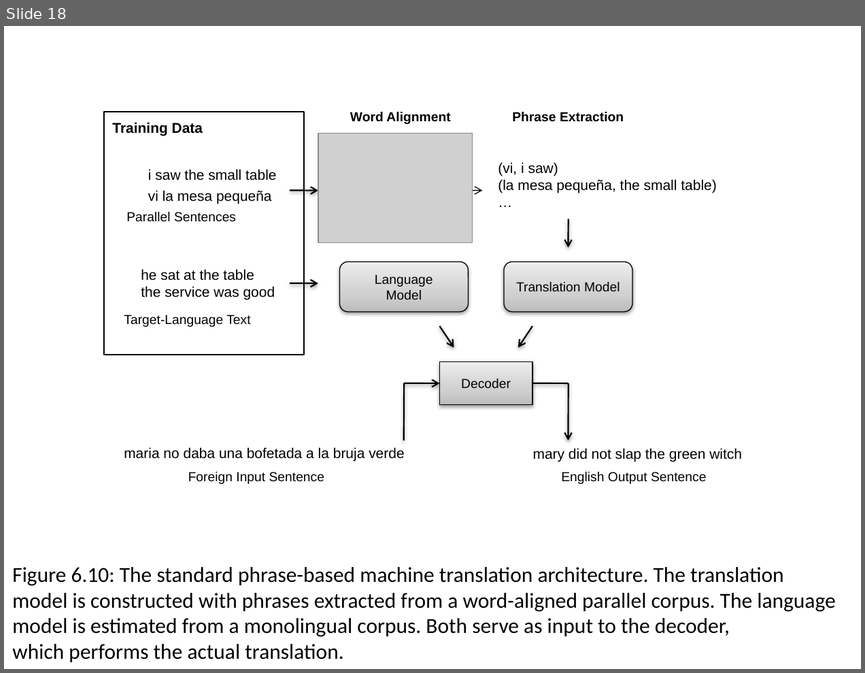
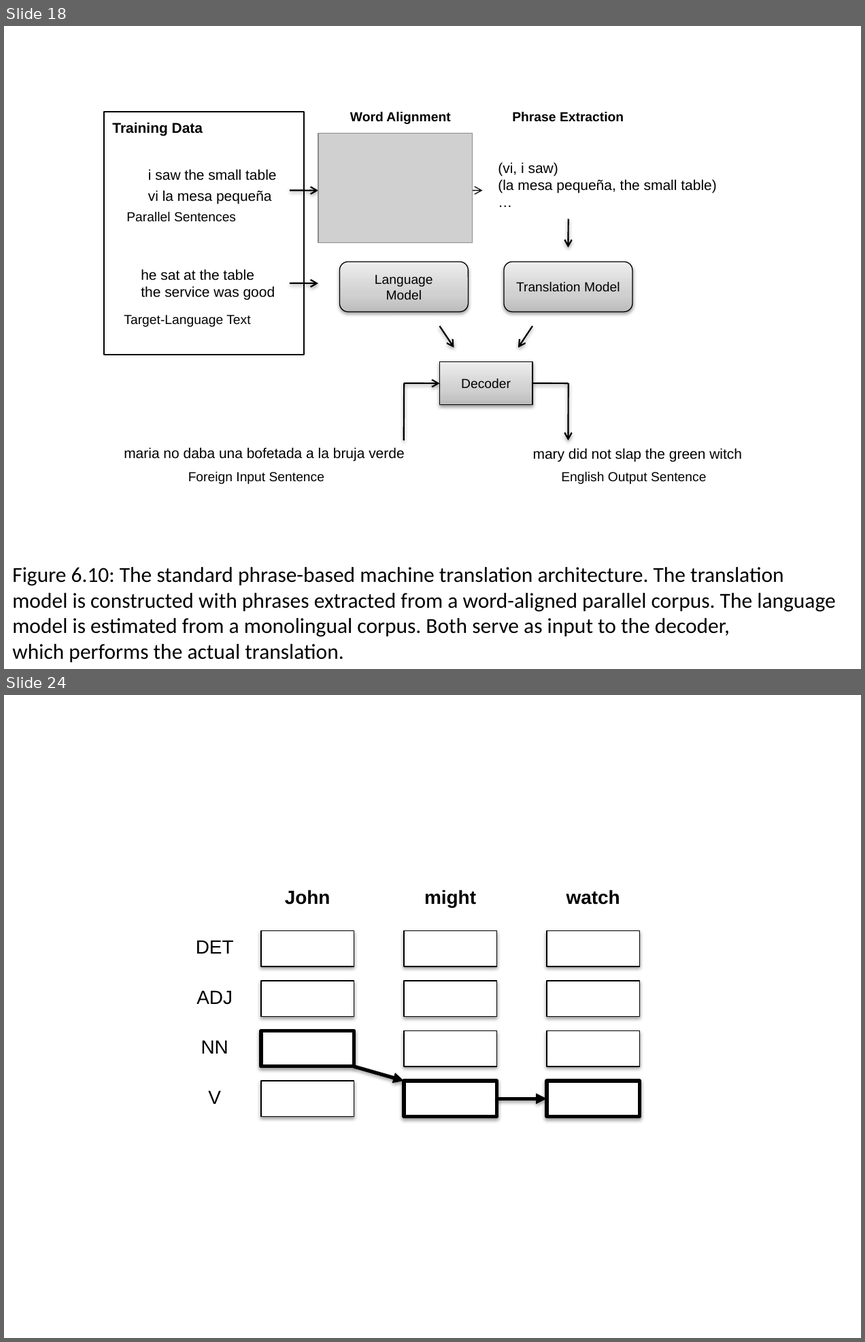
Before and after one commit to lintool/MapReduceAlgorithms, a slide deck: ed1n/figures/figures-all.pptx. Shown one above the other, each under a label of ours: slide 18 before the commit, slides 18 and 24 after it; the slides between them are not shown. The pictures are 865x673 and 865x1342 pixels, drawn with LibreOffice and Linux fonts; fonts in the diff are those of the drawing; grey boxes stand for pictures. Boxes give left, top, right and bottom in pixels: in the first picture for what was removed or moved away, otherwise in the second. Text is boxed around its words. In the diff, an @@ line names an element or a change of style, - is before the commit and + after.

```diff
--- a/ed1n/figures/figures-all.pptx
+++ b/ed1n/figures/figures-all.pptx
@@ slide 24 added at (4,695,861,1338), background #FFFFFF @@
@@ text added at (285,889,330,904), 16 pt, text #000000, bold @@
+John
@@ text added at (424,889,476,907), 16 pt, text #000000, bold @@
+might
@@ text added at (566,889,620,904), 16 pt, text #000000, bold @@
+watch
@@ rectangle added at (261,930,354,966), fill #FFFFFF, outline #000000 0.75 pt @@
@@ rectangle added at (404,930,496,966), fill #FFFFFF, outline #000000 0.75 pt @@
@@ rectangle added at (547,930,639,966), fill #FFFFFF, outline #000000 0.75 pt @@
@@ text added at (196,940,234,953), 16 pt, text #000000 @@
+DET
@@ text added at (196,990,232,1004), 16 pt, text #000000 @@
+ADJ
@@ rectangle added at (261,981,354,1016), fill #FFFFFF, outline #000000 0.75 pt @@
@@ rectangle added at (404,981,496,1016), fill #FFFFFF, outline #000000 0.75 pt @@
@@ rectangle added at (547,981,639,1016), fill #FFFFFF, outline #000000 0.75 pt @@
@@ text added at (201,1040,228,1053), 16 pt, text #000000 @@
+NN
@@ rectangle added at (261,1031,354,1067), fill #FFFFFF, outline #000000 3 pt @@
@@ rectangle added at (404,1031,496,1067), fill #FFFFFF, outline #000000 0.75 pt @@
@@ rectangle added at (547,1031,639,1067), fill #FFFFFF, outline #000000 0.75 pt @@
@@ rectangle added at (261,1081,354,1117), fill #FFFFFF, outline #000000 0.75 pt @@
@@ arrow added from (354, 1066) to (404, 1081), #000000 3 pt @@
@@ rectangle added at (404,1081,496,1117), fill #FFFFFF, outline #000000 3 pt @@
@@ rectangle added at (547,1081,639,1117), fill #FFFFFF, outline #000000 3 pt @@
@@ text added at (208,1090,221,1104), 16 pt, text #000000 @@
+V
@@ arrow added from (496, 1098) to (547, 1098), #000000 3 pt @@
```
Also in this commit, not shown: 1 slide changed, 5 other slides added, 9 other files.
